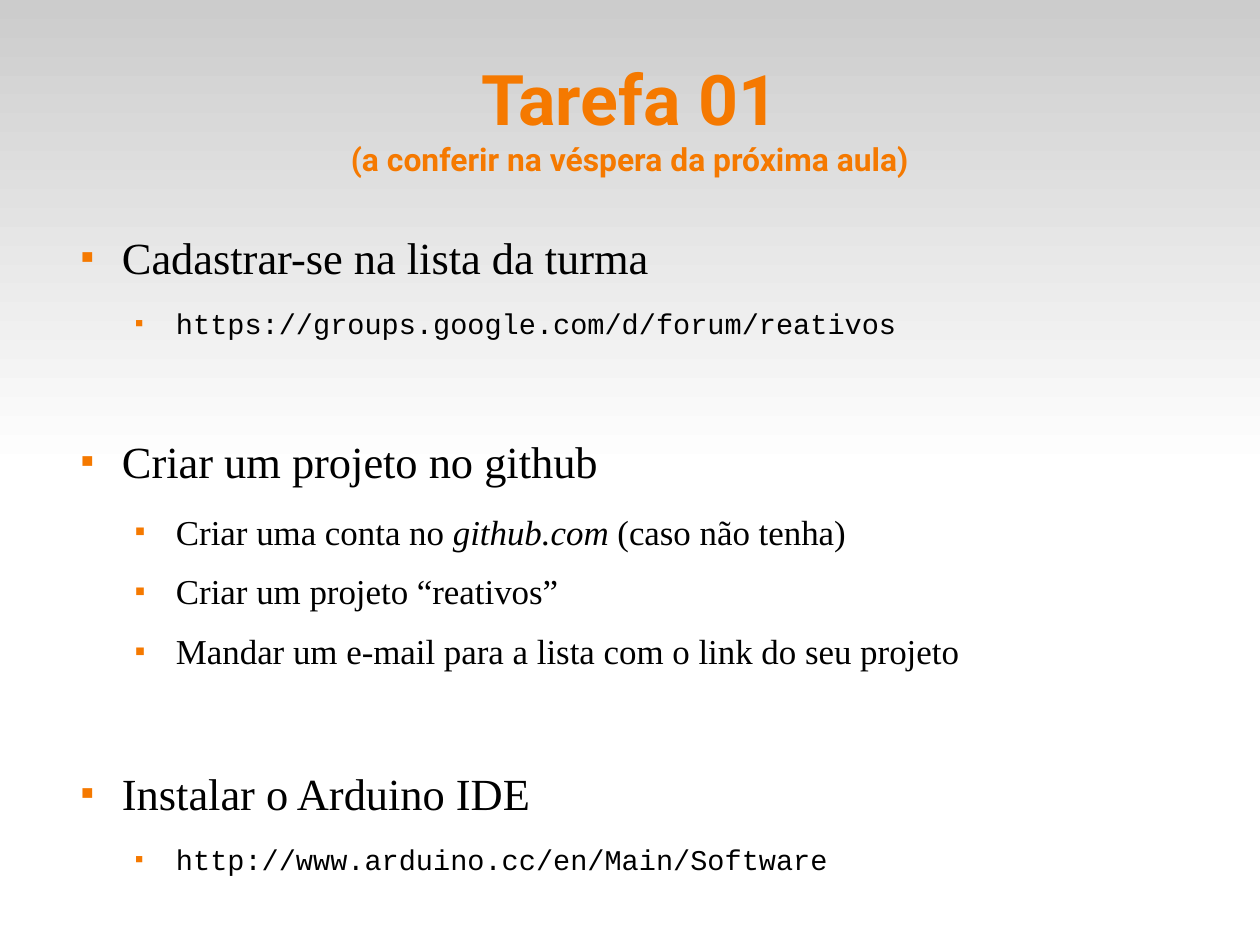
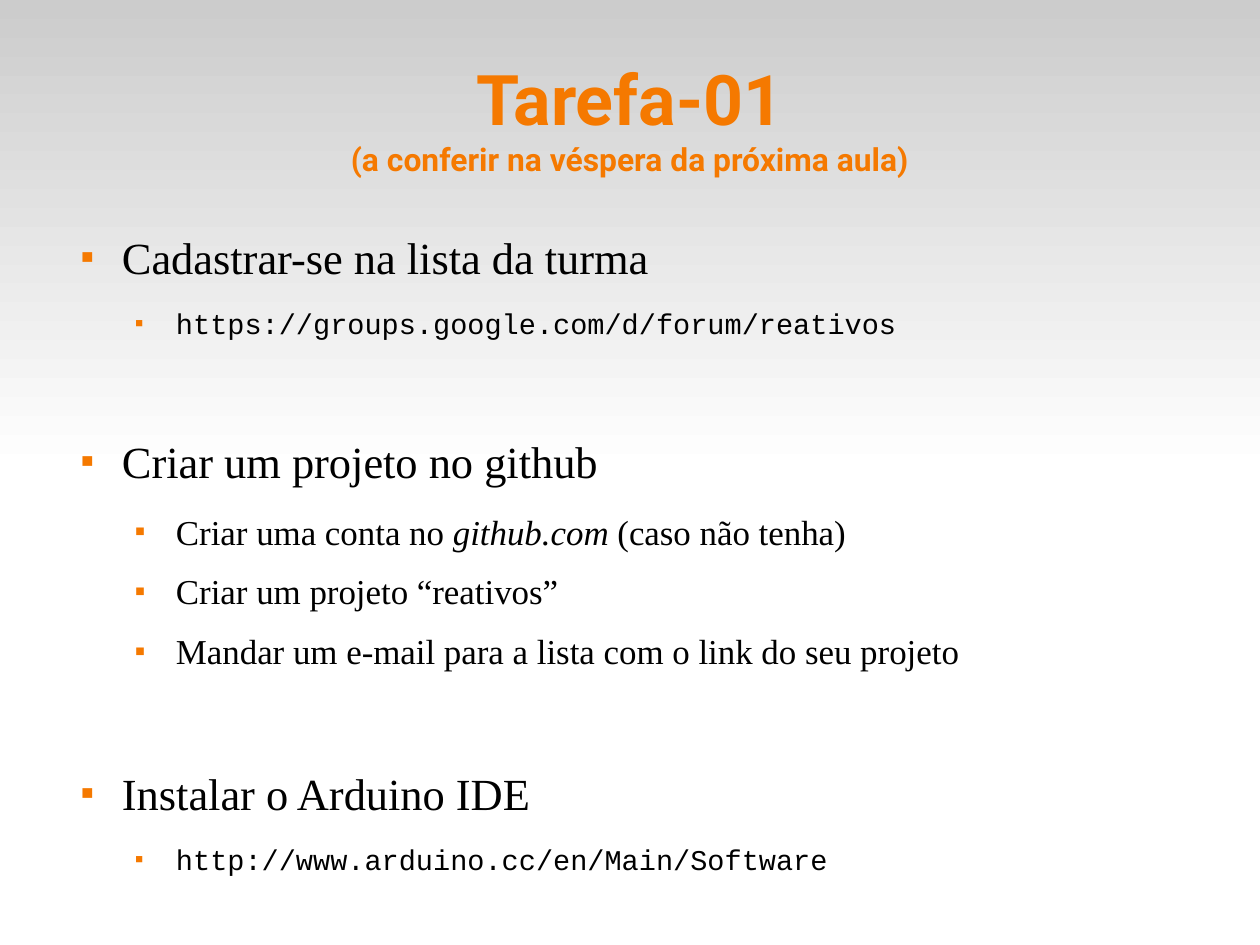
Before and after one commit to fsantanna-uerj/reativos, a slide deck: slide 7 of slides/00_intro.odp. Drawn at 1260x945 pixels with LibreOffice and Linux fonts; fonts in the diff are those of the drawing. Boxes give left, top, right and bottom in pixels: in the first picture for what was removed or moved away, otherwise in the second. Text is boxed around its words. In the diff, an @@ line names an element or a change of style, - is before the commit and + after.

```diff
--- a/slides/00_intro.odp
+++ b/slides/00_intro.odp
@@ title at (x1=351, y1=72, x2=909, y2=178): text changed @@
-Tarefa 01
-(a conferir na véspera da próxima aula)
+Tarefa-01
+(a conferir na véspera da próxima aula)
```
Also in this commit, not shown: 5 other files.
